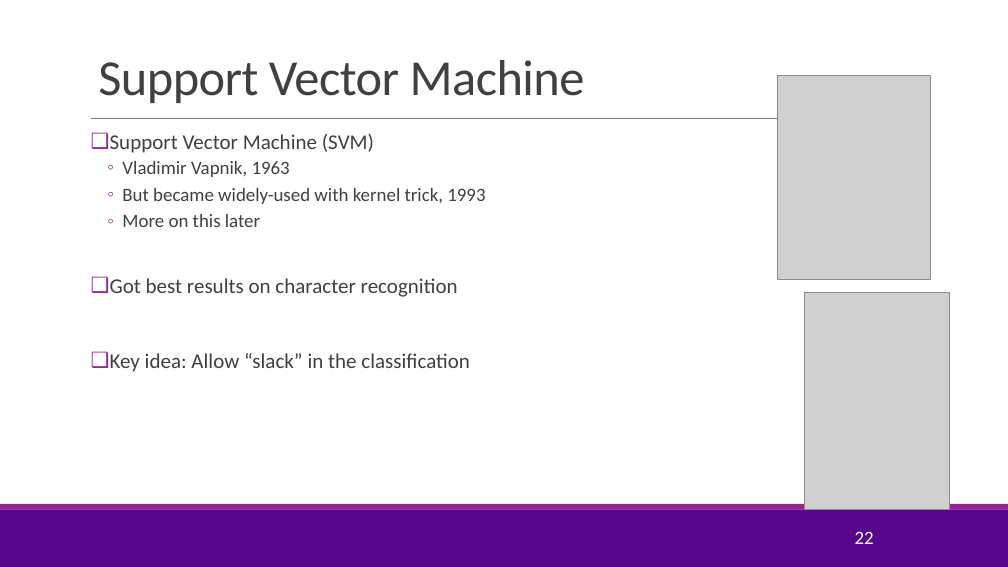
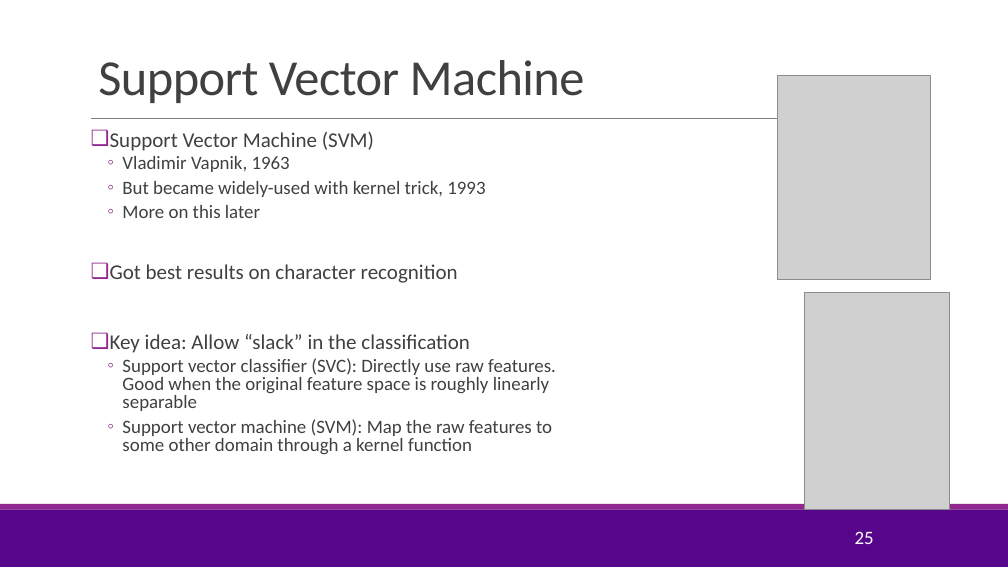
Before and after one commit to joshzzl/introml, a slide deck: slide 25 of lectures/Lect08_SVM.pptx (slide 22 before the commit). Drawn at 1008x567 pixels with LibreOffice and Linux fonts; fonts in the diff are those of the drawing; grey boxes stand for pictures; background and template pictures are left out. Boxes give left, top, right and bottom in pixels: in the first picture for what was removed or moved away, otherwise in the second. Text is boxed around its words. In the diff, an @@ line names an element or a change of style, - is before the commit and + after.

Commit message:
Added a slide explaining the hyperplane algebra and made other minor changes

```diff
--- a/lectures/Lect08_SVM.pptx
+++ b/lectures/Lect08_SVM.pptx
@@ text at <box>110,132,485,353</box>: line spacing 0.9 to 0.8 @@
@@ text at <box>122,358,556,454</box>: paragraphs added @@
+  ◦ Support vector classifier (SVC): Directly use raw features. Good when the original feature space is roughly linearly separable
+  ◦ Support vector machine (SVM): Map the raw features to some other domain through a kernel function
@@ page number at <box>855,531,874,544</box>: text changed @@
-22
+25
```
Also in this commit, not shown: 11 other slides changed, 4 slides added, 2 other files.
